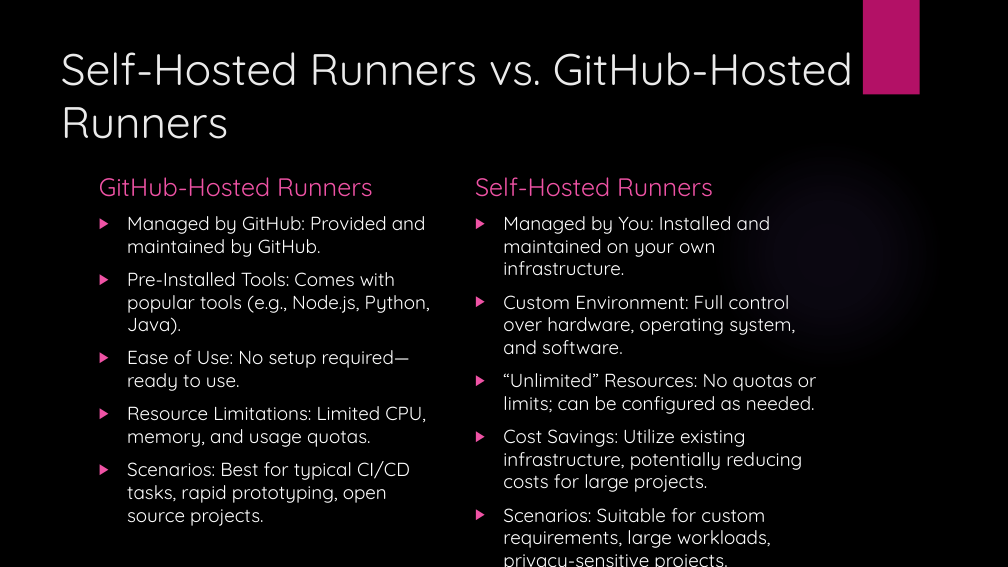
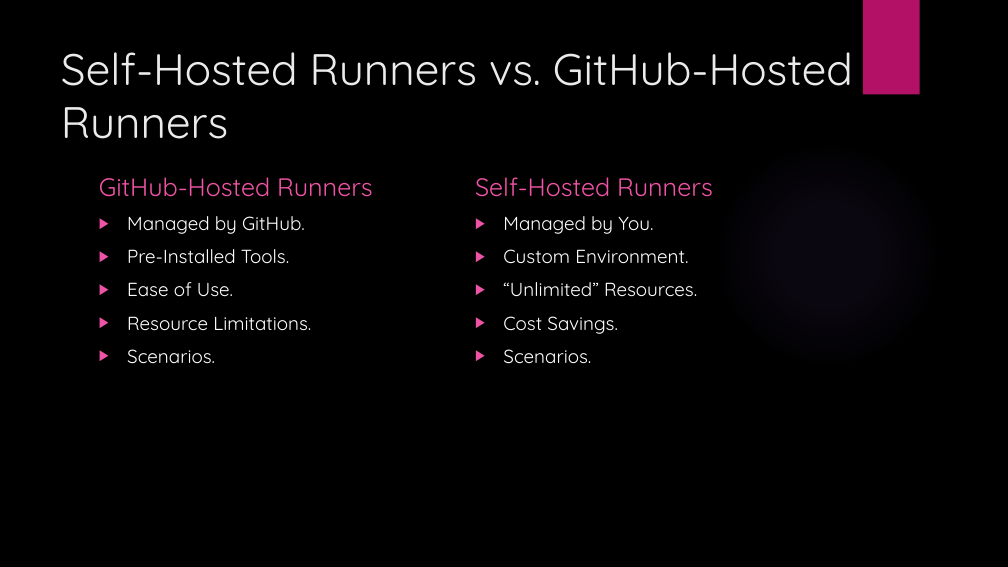
Before and after one commit to sebivenlo/esd-2024-github-actions, a slide deck: slide 9 of Workshop Presentation.pptx. Drawn at 1008x567 pixels with LibreOffice and Linux fonts; fonts in the diff are those of the drawing; background and template pictures are left out. Boxes give left, top, right and bottom in pixels: in the first picture for what was removed or moved away, otherwise in the second. Text is boxed around its words. In the diff, an @@ line names an element or a change of style, - is before the commit and + after.

```diff
--- a/Workshop Presentation.pptx
+++ b/Workshop Presentation.pptx
@@ text at bbox=[127, 216, 311, 364]: text changed @@
-▶ Managed by GitHub: Provided and maintained by GitHub.
-▶ Pre-Installed Tools: Comes with popular tools (e.g., Node.js, Python, Java).
-▶ Ease of Use: No setup required—ready to use.
-▶ Resource Limitations: Limited CPU, memory, and usage quotas.
-▶ Scenarios: Best for typical CI/CD tasks, rapid prototyping, open source projects.
+▶ Managed by GitHub.
+▶ Pre-Installed Tools.
+▶ Ease of Use.
+▶ Resource Limitations.
+▶ Scenarios.
@@ text at bbox=[503, 216, 697, 364]: text changed @@
-▶ Managed by You: Installed and maintained on your own infrastructure.
-▶ Custom Environment: Full control over hardware, operating system, and software.
-▶ “Unlimited” Resources: No quotas or limits; can be configured as needed.
-▶ Cost Savings: Utilize existing infrastructure, potentially reducing costs for large projects.
-▶ Scenarios: Suitable for custom requirements, large workloads, privacy-sensitive projects.
+▶ Managed by You.
+▶ Custom Environment.
+▶ “Unlimited” Resources.
+▶ Cost Savings.
+▶ Scenarios.
```
Also in this commit, not shown: 2 other slides changed, 1 slide removed.
